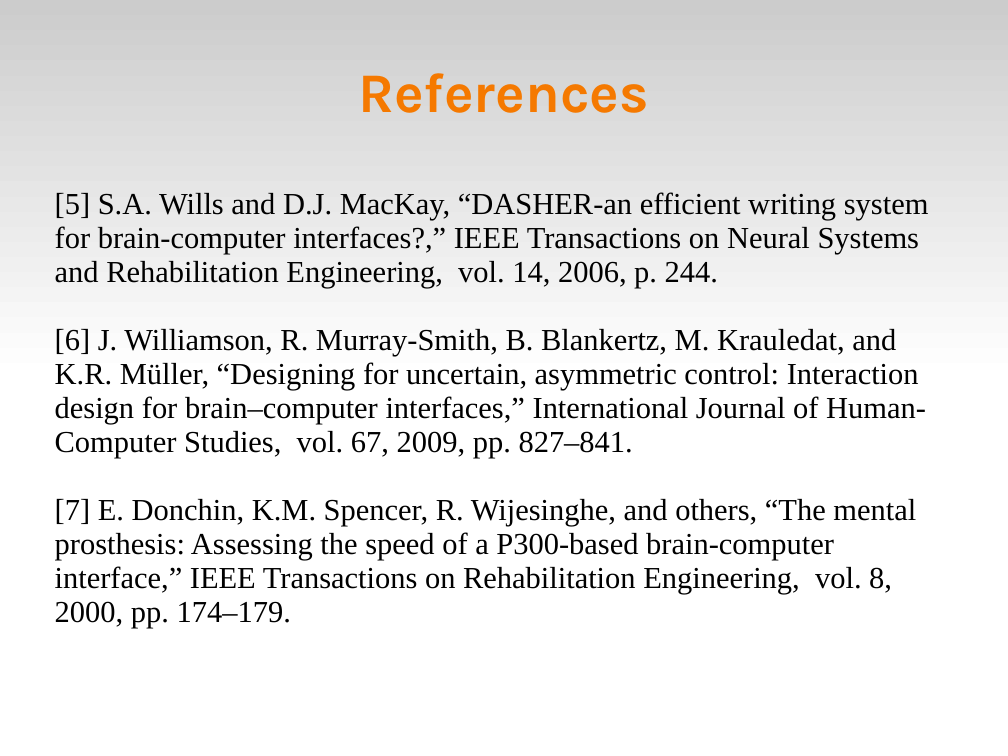
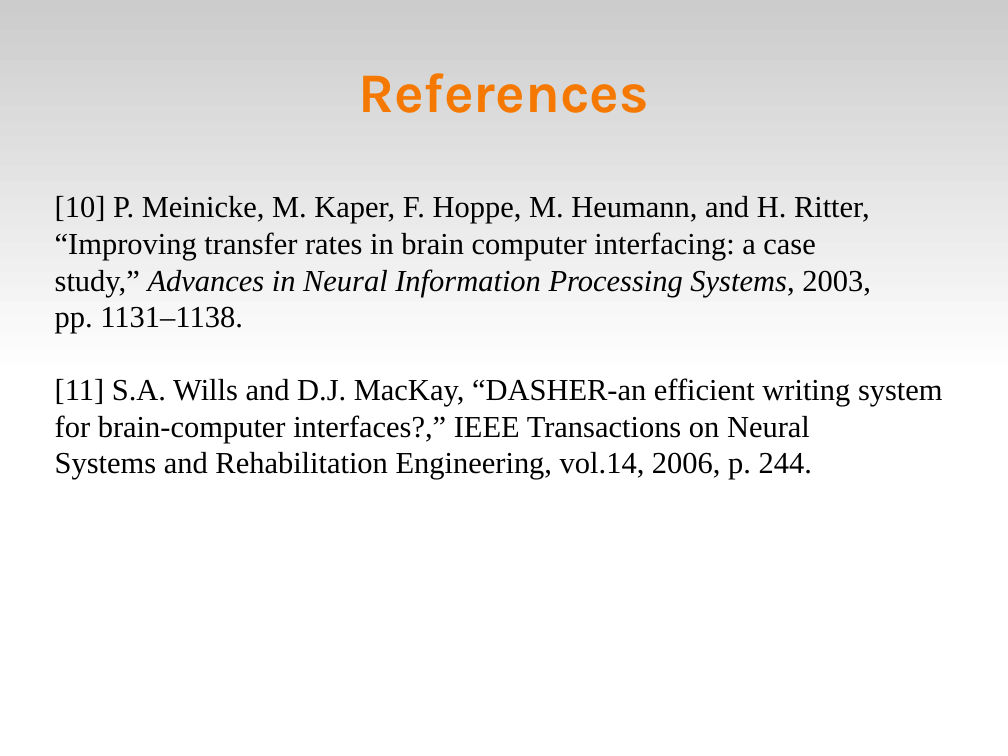
Before and after one commit to abdullah38rcc/BCI-Virtual-Keyboard, a slide deck: slide 23 of circlespell/docs/virtKey.ppt (slide 19 before the commit). Drawn at 1008x756 pixels with LibreOffice and Linux fonts; fonts in the diff are those of the drawing. Boxes give left, top, right and bottom in pixels: in the first picture for what was removed or moved away, otherwise in the second. Text is boxed around its words. In the diff, an @@ line names an element or a change of style, - is before the commit and + after.

```diff
--- a/circlespell/docs/virtKey.ppt
+++ b/circlespell/docs/virtKey.ppt
@@ text at (x1=55, y1=196, x2=943, y2=480): text changed @@
-[5] S.A. Wills and D.J. MacKay, “DASHER-an efficient writing system for brain-computer interfaces?,” IEEE Transactions on Neural Systems and Rehabilitation Engineering, vol. 14, 2006, p. 244.
-[6] J. Williamson, R. Murray-Smith, B. Blankertz, M. Krauledat, and K.R. Müller, “Designing for uncertain, asymmetric control: Interaction design for brain–computer interfaces,” International Journal of Human-Computer Studies, vol. 67, 2009, pp. 827–841.
-[7] E. Donchin, K.M. Spencer, R. Wijesinghe, and others, “The mental prosthesis: Assessing the speed of a P300-based brain-computer interface,” IEEE Transactions on Rehabilitation Engineering, vol. 8, 2000, pp. 174–179.
+[10] P. Meinicke, M. Kaper, F. Hoppe, M. Heumann, and H. Ritter, “Improving transfer rates in brain computer interfacing: a case study,” Advances in Neural Information Processing Systems, 2003, pp. 1131–1138.
+[11] S.A. Wills and D.J. MacKay, “DASHER-an efficient writing system for brain-computer interfaces?,” IEEE Transactions on Neural Systems and Rehabilitation Engineering, vol.14, 2006, p. 244.
```
Also in this commit, not shown: 8 other slides changed, 4 slides added, 1 slide removed.
